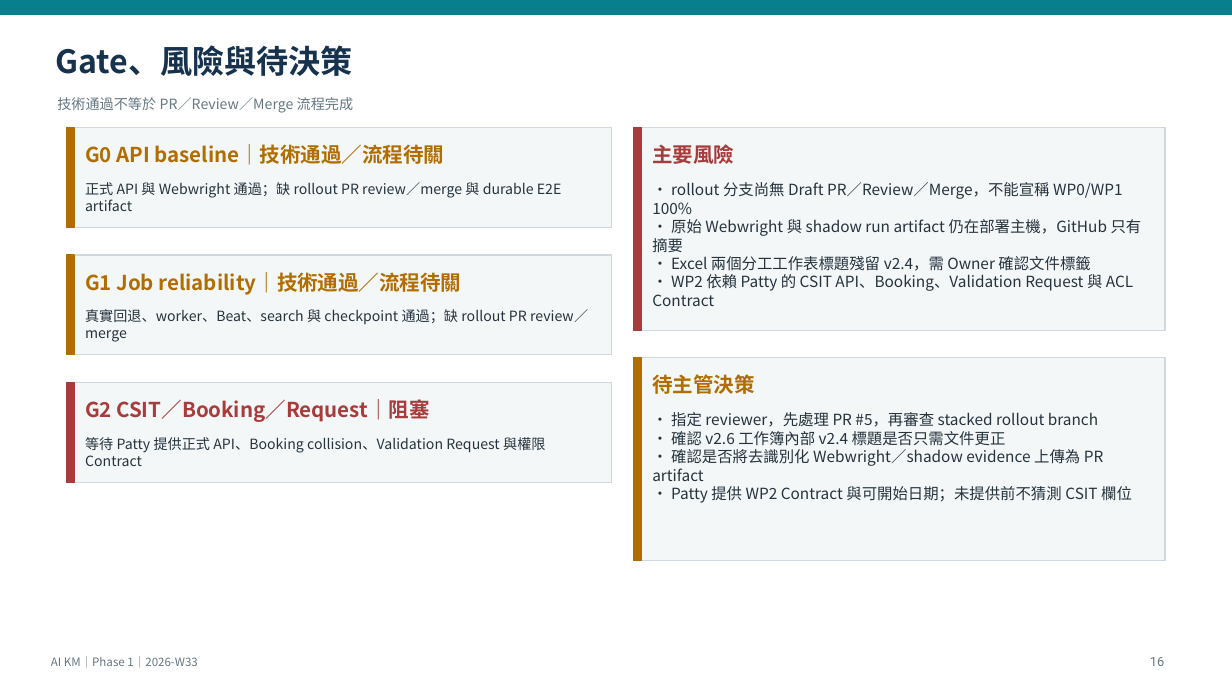
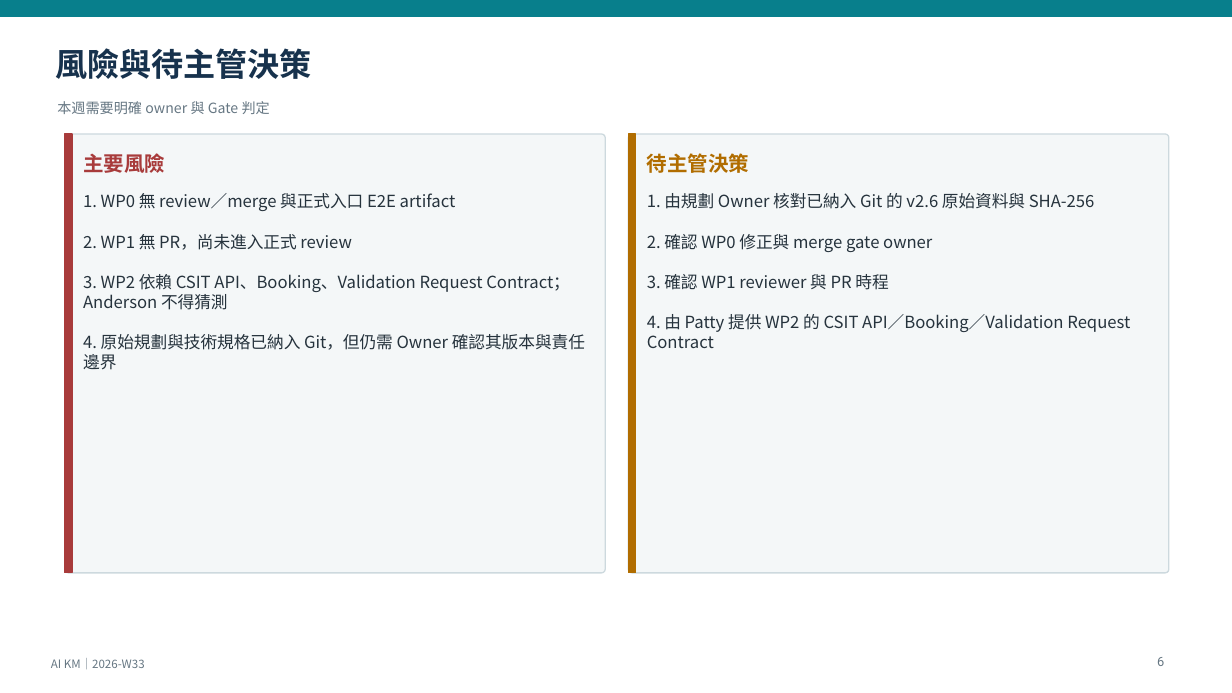
Before and after one commit to kyocarlos/knowledge-base-agent-source, a slide deck: slide 6 of docs/AI-KM-Phase1-Weekly-2026-W33-v2.6.pptx (slide 16 before the commit). Drawn at 1232x693 pixels with LibreOffice and Linux fonts; fonts in the diff are those of the drawing. Boxes give left, top, right and bottom in pixels: in the first picture for what was removed or moved away, otherwise in the second. Text is boxed around its words. In the diff, an @@ line names an element or a change of style, - is before the commit and + after.

Commit message:
docs: preserve v2.6 source package for supervisor review

```diff
--- a/docs/AI-KM-Phase1-Weekly-2026-W33-v2.6.pptx
+++ b/docs/AI-KM-Phase1-Weekly-2026-W33-v2.6.pptx
@@ text at [55,48,311,79]: text changed @@
-Gate、風險與待決策
+風險與待主管決策
@@ text at [57,101,270,114]: text changed @@
-技術通過不等於 PR／Review／Merge 流程完成
+本週需要明確 owner 與 Gate 判定
@@ rectangle: place and size @@
-rectangle at [67,128,74,227]
+rectangle at [65,134,72,573]
@@ rectangle at [65,134,72,573]: fill #B16D00 to #A83B3B; outline #B16D00 1 pt to #A83B3B 1 pt @@
@@ rounded rectangle: place and size @@
-rounded rectangle at [67,128,612,227]
+rounded rectangle at [65,134,605,573]
@@ rounded rectangle at [65,134,605,573]: rectangle to rounded rectangle @@
@@ text removed at [85,144,444,165] @@
-G0 API baseline｜技術通過／流程待關
@@ rectangle: place and size @@
-rectangle at [67,255,74,355]
+rectangle at [628,134,636,573]
@@ rounded rectangle added at [628,134,1169,573], fill #F4F7F8, outline #CDD9DE 1 pt @@
@@ rectangle removed at [634,128,1165,331] @@
@@ rectangle removed at [634,128,641,331] @@
@@ text "主要風險": place and size @@
-text "主要風險" at [652,144,734,164]
+text "主要風險" at [83,153,165,173]
@@ text "待主管決策": place and size @@
-text "待主管決策" at [652,374,754,394]
+text "待主管決策" at [647,153,749,173]
@@ text at [83,193,585,370]: text changed; size 11 to 13 pt @@
-正式 API 與 Webwright 通過；缺 rollout PR review／merge 與 durable E2E artifact
+1. WP0 無 review／merge 與正式入口 E2E artifact
+2. WP1 無 PR，尚未進入正式 review
+3. WP2 依賴 CSIT API、Booking、Validation Request Contract；Anderson 不得猜測
+4. 原始規劃與技術規格已納入 Git，但仍需 Owner 確認其版本與責任邊界
@@ text added at [647,193,1130,348], 13 pt, text #26333D @@
+1. 由規劃 Owner 核對已納入 Git 的 v2.6 原始資料與 SHA-256
+2. 確認 WP0 修正與 merge gate owner
+3. 確認 WP1 reviewer 與 PR 時程
+4. 由 Patty 提供 WP2 的 CSIT API／Booking／Validation Request Contract
@@ text removed at [652,182,1142,306] @@
-• rollout 分支尚無 Draft PR／Review／Merge，不能宣稱 WP0/WP1 100%
-• 原始 Webwright 與 shadow run artifact 仍在部署主機，GitHub 只有摘要
-• Excel 兩個分工工作表標題殘留 v2.4，需 Owner 確認文件標籤
-• WP2 依賴 Patty 的 CSIT API、Booking、Validation Request 與 ACL Contract
@@ rectangle removed at [67,255,612,355] @@
@@ text removed at [85,272,462,295] @@
-G1 Job reliability｜技術通過／流程待關
@@ text removed at [85,309,588,342] @@
-真實回退、worker、Beat、search 與 checkpoint 通過；缺 rollout PR review／merge
@@ rectangle removed at [634,358,1165,561] @@
@@ rectangle removed at [634,358,641,561] @@
@@ rectangle removed at [67,383,612,482] @@
@@ rectangle removed at [67,383,74,482] @@
@@ text removed at [85,399,429,422] @@
-G2 CSIT／Booking／Request｜阻塞
@@ text removed at [652,412,1132,503] @@
-• 指定 reviewer，先處理 PR #5，再審查 stacked rollout branch
-• 確認 v2.6 工作簿內部 v2.4 標題是否只需文件更正
-• 確認是否將去識別化 Webwright／shadow evidence 上傳為 PR artifact
-• Patty 提供 WP2 Contract 與可開始日期；未提供前不猜測 CSIT 欄位
@@ text removed at [85,437,545,466] @@
-等待 Patty 提供正式 API、Booking collision、Validation Request 與權限 Contract
@@ text at [51,658,145,669]: text changed @@
-AI KM｜Phase 1｜2026-W33
+AI KM｜2026-W33
@@ page number at [1157,657,1164,666]: text changed @@
-16
+6
```
Also in this commit, not shown: 2 other slides changed, 4 slides added, 14 slides removed, 25 other files.
